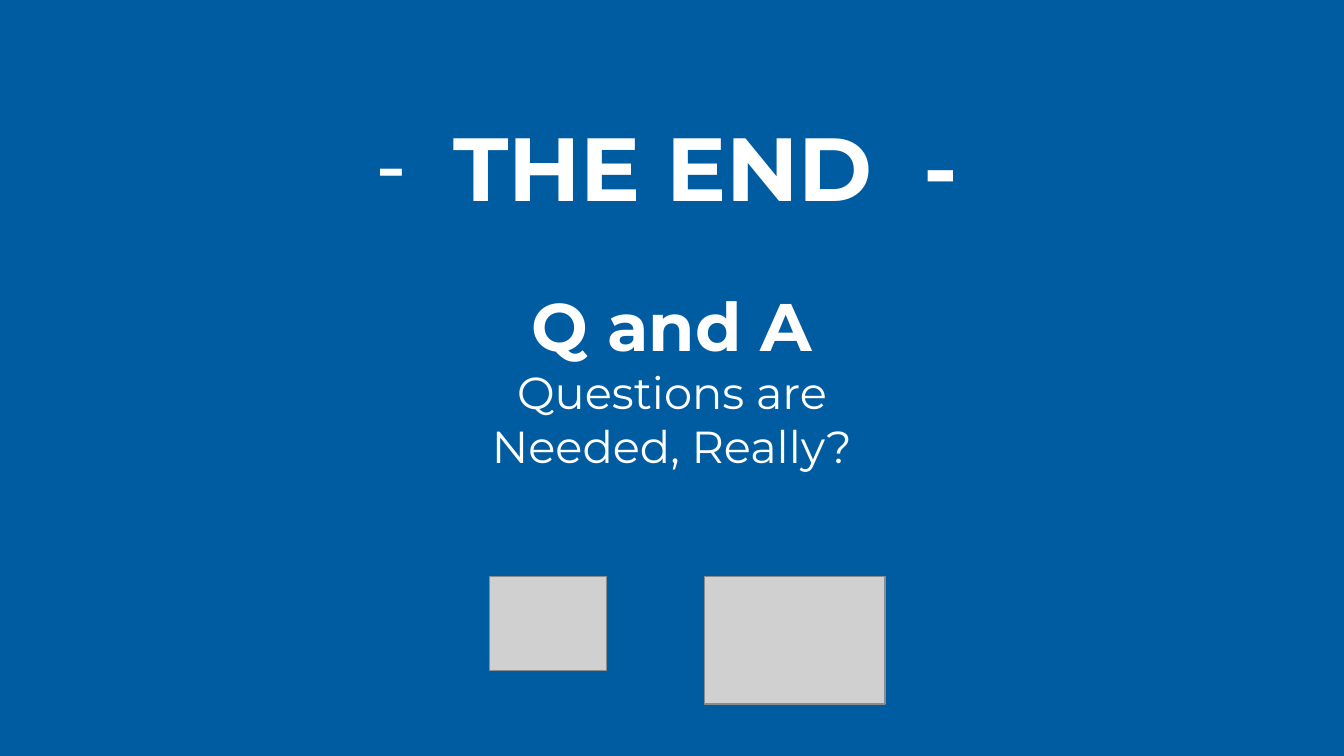
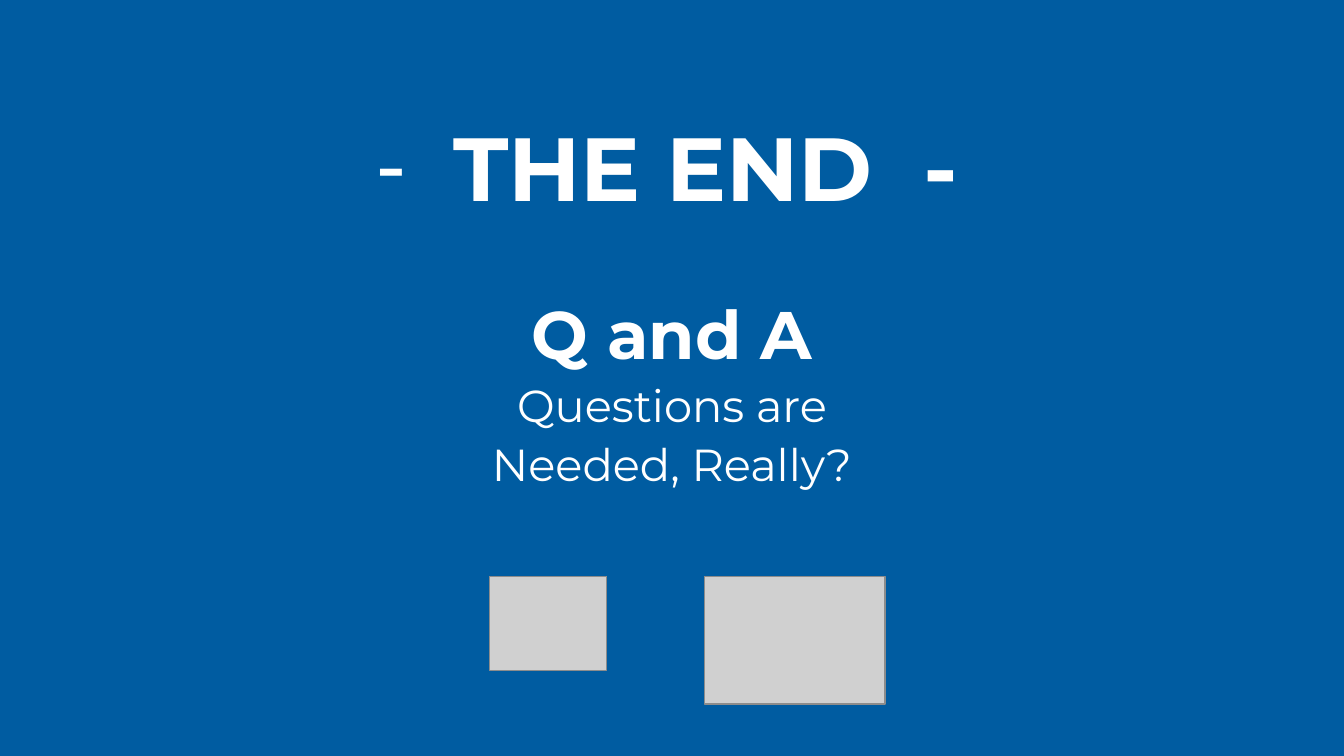
Before and after one commit to haiphan2000/CS114-Machine-Learning, a slide deck: slide 17 of ML slides.pptx. Drawn at 1344x756 pixels with LibreOffice and Linux fonts; fonts in the diff are those of the drawing; grey boxes stand for pictures. Boxes give left, top, right and bottom in pixels: in the first picture for what was removed or moved away, otherwise in the second. Text is boxed around its words. In the diff, an @@ line names an element or a change of style, - is before the commit and + after.

```diff
--- a/ML slides.pptx
+++ b/ML slides.pptx
@@ text "Q and A" at (x1=492, y1=309, x2=852, y2=490): line spacing 1 to 1.1 @@
```
Also in this commit, not shown: 9 other slides changed, 1 other file.
